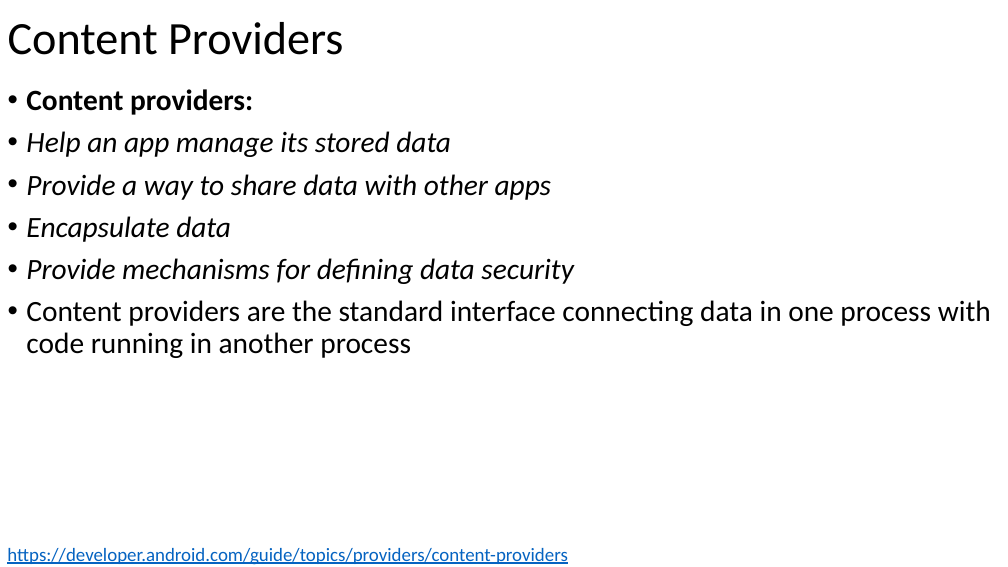
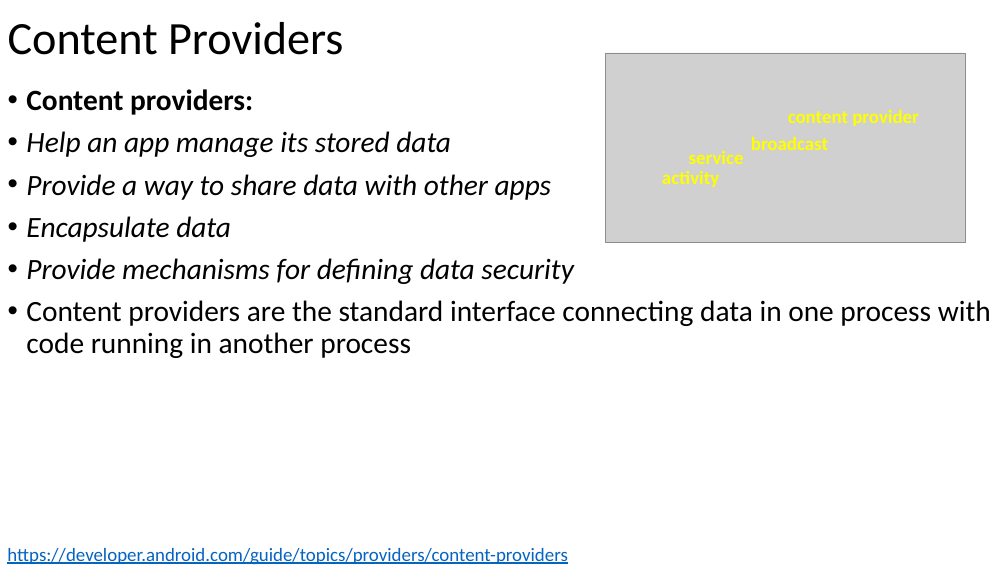
Before and after one commit to russellu/cs230, a slide deck: slide 2 of Lecture_12.pptx. Drawn at 1008x567 pixels with LibreOffice and Linux fonts; fonts in the diff are those of the drawing; grey boxes stand for pictures. Boxes give left, top, right and bottom in pixels: in the first picture for what was removed or moved away, otherwise in the second. Text is boxed around its words. In the diff, an @@ line names an element or a change of style, - is before the commit and + after.

```diff
--- a/Lecture_12.pptx
+++ b/Lecture_12.pptx
@@ picture added at bbox=[606, 53, 966, 243] @@
@@ text added at bbox=[788, 109, 919, 126], 18 pt, text #FFFF00, bold @@
+content provider
@@ text added at bbox=[751, 136, 828, 150], 18 pt, text #FFFF00, bold @@
+broadcast
@@ text added at bbox=[662, 170, 719, 187], 18 pt, text #FFFF00, bold @@
+activity
@@ text added at bbox=[689, 150, 744, 164], 18 pt, text #FFFF00, bold @@
+service
```
Also in this commit, not shown: 5 other slides changed.
